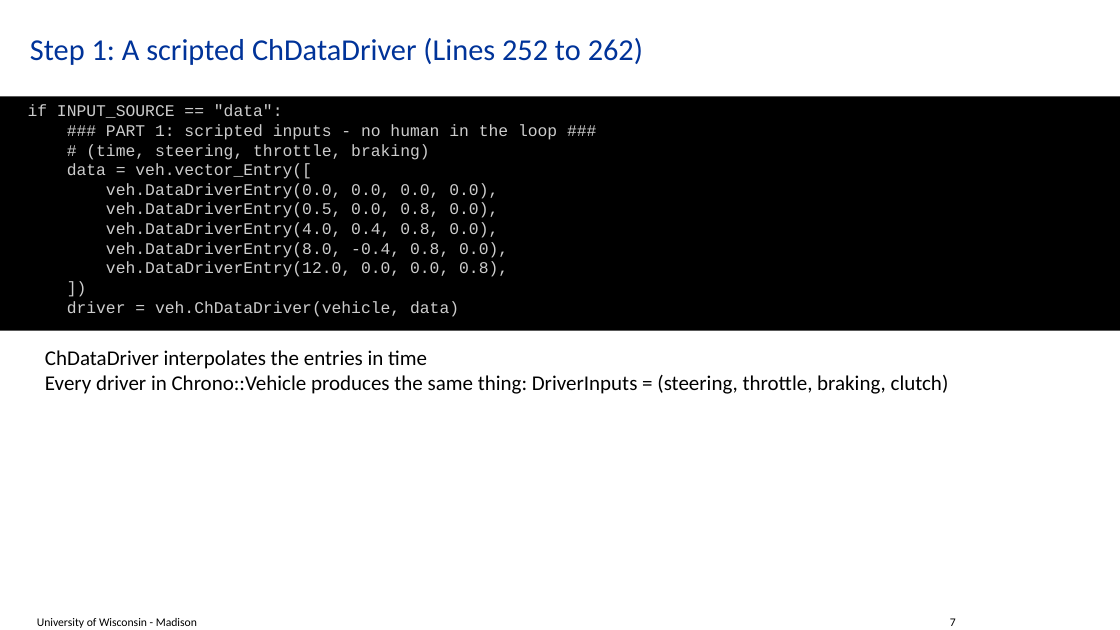
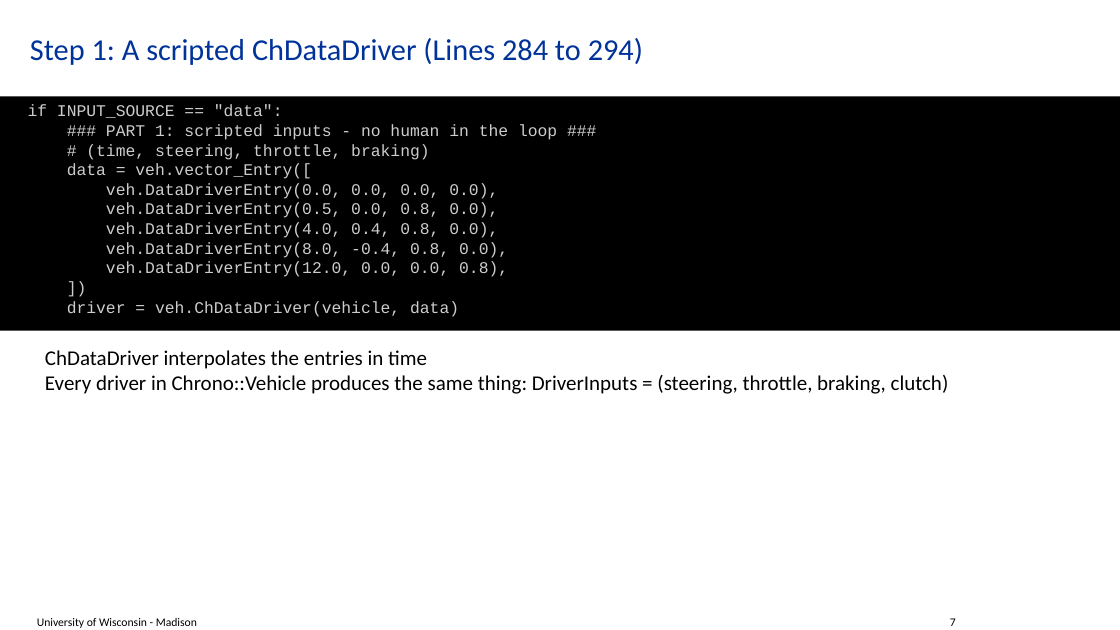
Before and after one commit to ksha23/chrono-hil-tutorial, a slide deck: slide 7 of tutorial_HIL_driver.pptx. Drawn at 1120x630 pixels with LibreOffice and Linux fonts; fonts in the diff are those of the drawing; background and template pictures are left out. Boxes give left, top, right and bottom in pixels: in the first picture for what was removed or moved away, otherwise in the second. Text is boxed around its words. In the diff, an @@ line names an element or a change of style, - is before the commit and + after.

```diff
--- a/tutorial_HIL_driver.pptx
+++ b/tutorial_HIL_driver.pptx
@@ title at [30,38,643,65]: text changed @@
-Step 1: A scripted ChDataDriver (Lines 252 to 262)
+Step 1: A scripted ChDataDriver (Lines 284 to 294)
```
Also in this commit, not shown: 8 other slides changed.
